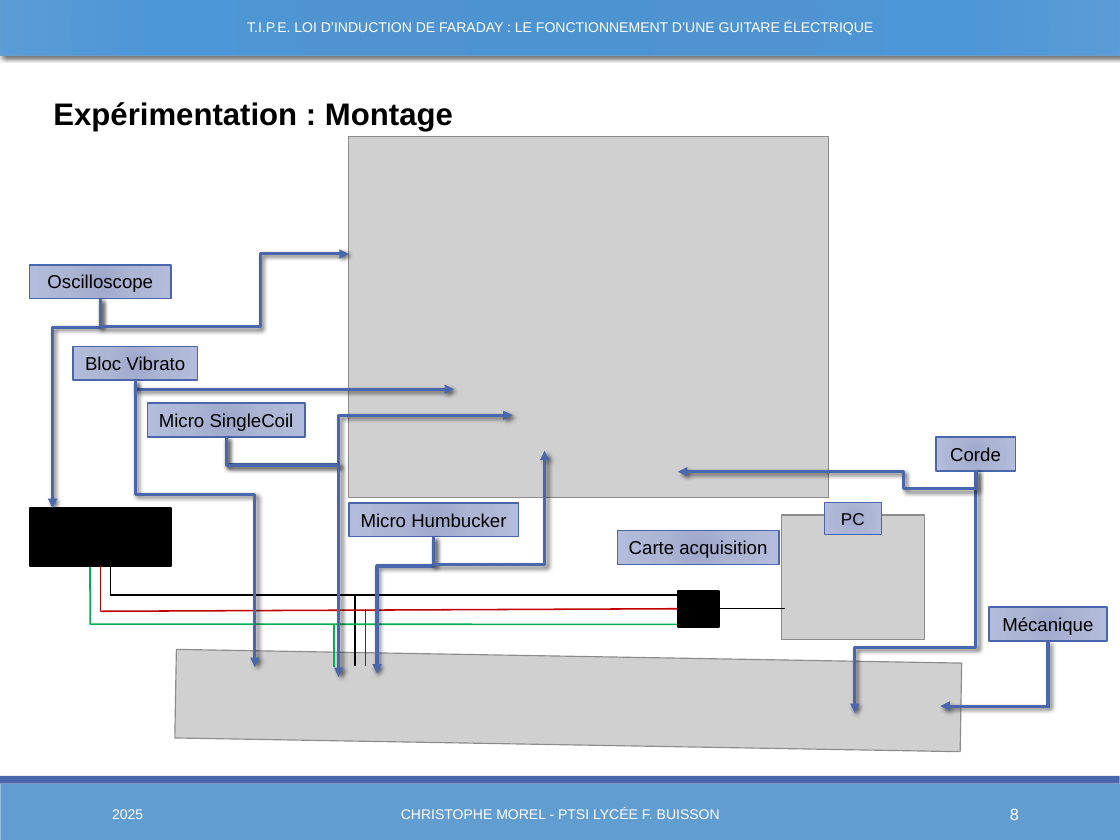
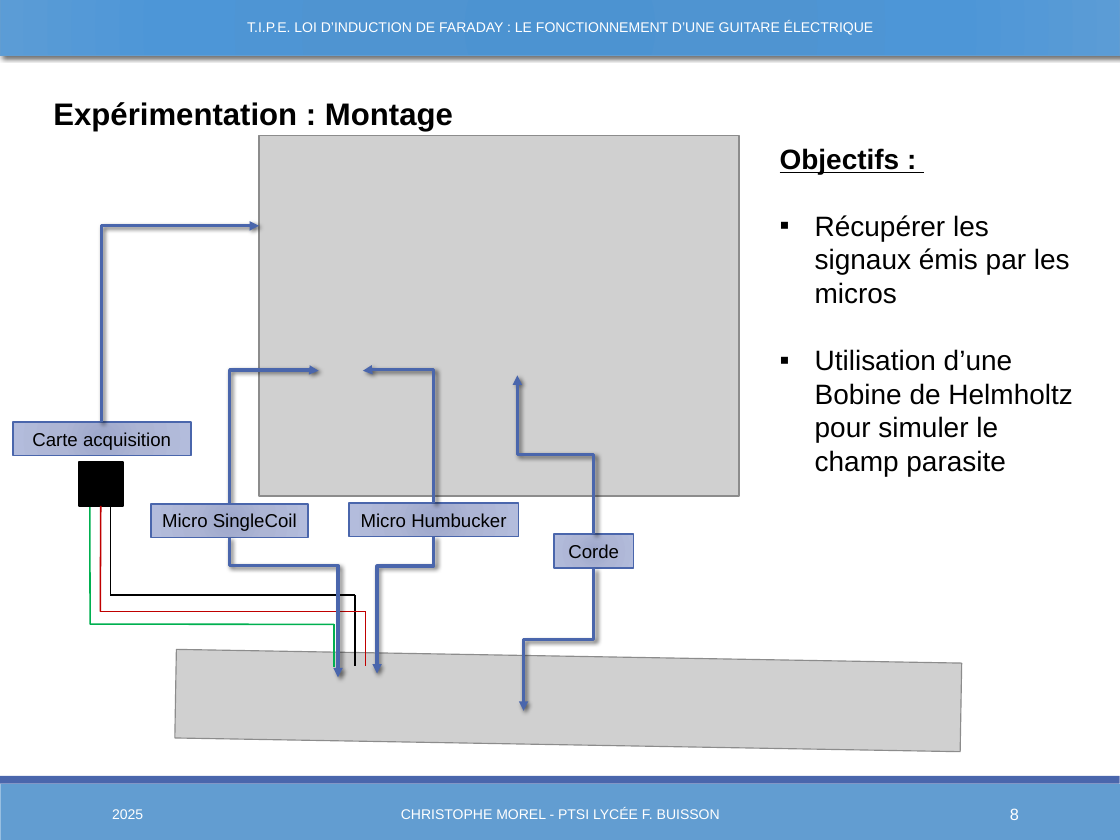
Before and after one commit to Chrismorel7/TIPE---Micro_guitare_elec, a slide deck: slide 8 of Views/Presentation3.pptx. Drawn at 1120x840 pixels with LibreOffice and Linux fonts; fonts in the diff are those of the drawing; grey boxes stand for pictures. Boxes give left, top, right and bottom in pixels: in the first picture for what was removed or moved away, otherwise in the second. Text is boxed around its words. In the diff, an @@ line names an element or a change of style, - is before the commit and + after.

```diff
--- a/Views/Presentation3.pptx
+++ b/Views/Presentation3.pptx
@@ picture at [259, 136, 740, 497]: rotation 90 to 270 degrees @@
@@ text added at [780, 148, 1072, 476], 18 pt, text #000000 @@
+Objectifs :
+▪ Récupérer les signaux émis par les micros
+▪ Utilisation d’une Bobine de Helmholtz pour simuler le champ parasite
@@ elbow arrow moved from (101, 299) - (348, 254) to (102, 422) - (259, 226) @@
@@ rectangle removed at [29, 264, 170, 298] @@
-Oscilloscope
@@ elbow arrow removed from (101, 299) to (53, 508) @@
@@ rectangle removed at [73, 346, 197, 380] @@
-Bloc Vibrato
@@ elbow arrow removed from (136, 381) to (454, 390) @@
@@ elbow arrow removed from (136, 381) to (255, 668) @@
@@ elbow arrow moved from (226, 437) - (513, 416) to (230, 504) - (318, 371) @@
@@ elbow arrow moved from (433, 536) - (544, 451) to (433, 503) - (363, 371) @@
@@ elbow arrow moved from (977, 470) - (678, 472) to (594, 534) - (517, 375) @@
@@ rectangle "Carte acquisition": place and size @@
-rectangle "Carte acquisition" at [617, 531, 780, 564]
+rectangle "Carte acquisition" at [13, 422, 192, 456]
@@ rectangle: place and size @@
-rectangle at [29, 508, 170, 567]
+rectangle at [78, 461, 122, 505]
@@ line moved from (90, 531) - (90, 625) to (90, 496) - (90, 625) @@
@@ line moved from (101, 567) - (101, 612) to (101, 506) - (101, 612) @@
@@ line moved from (111, 538) - (111, 595) to (111, 496) - (111, 595) @@
@@ rectangle "Micro SingleCoil": place and size @@
-rectangle "Micro SingleCoil" at [148, 403, 305, 437]
+rectangle "Micro SingleCoil" at [151, 504, 308, 538]
@@ elbow arrow moved from (226, 437) - (338, 678) to (230, 538) - (338, 678) @@
@@ rectangle "Corde": place and size @@
-rectangle "Corde" at [936, 437, 1016, 470]
+rectangle "Corde" at [554, 534, 634, 568]
@@ elbow arrow moved from (976, 472) - (855, 713) to (594, 568) - (523, 711) @@
@@ line moved from (678, 595) - (111, 595) to (355, 595) - (111, 595) @@
@@ line moved from (678, 624) - (90, 624) to (334, 624) - (90, 624) @@
@@ line moved from (678, 609) - (101, 612) to (365, 612) - (101, 612) @@
@@ group removed at [678, 503, 1108, 706]: 3 rectangles, 1 picture, 1 line, 1 elbow arrow @@
-PC
-Mécanique
```
Also in this commit, not shown: 4 other slides changed, 20 other files.
